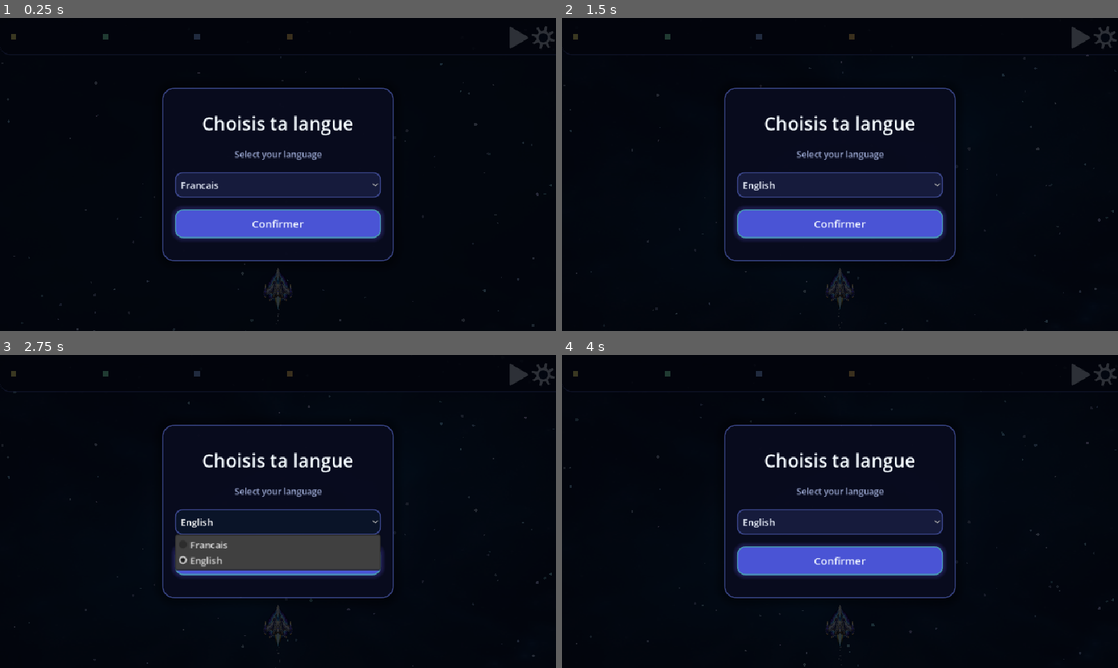
Above: before the commit, frames 1-4 (two rows, left to right).
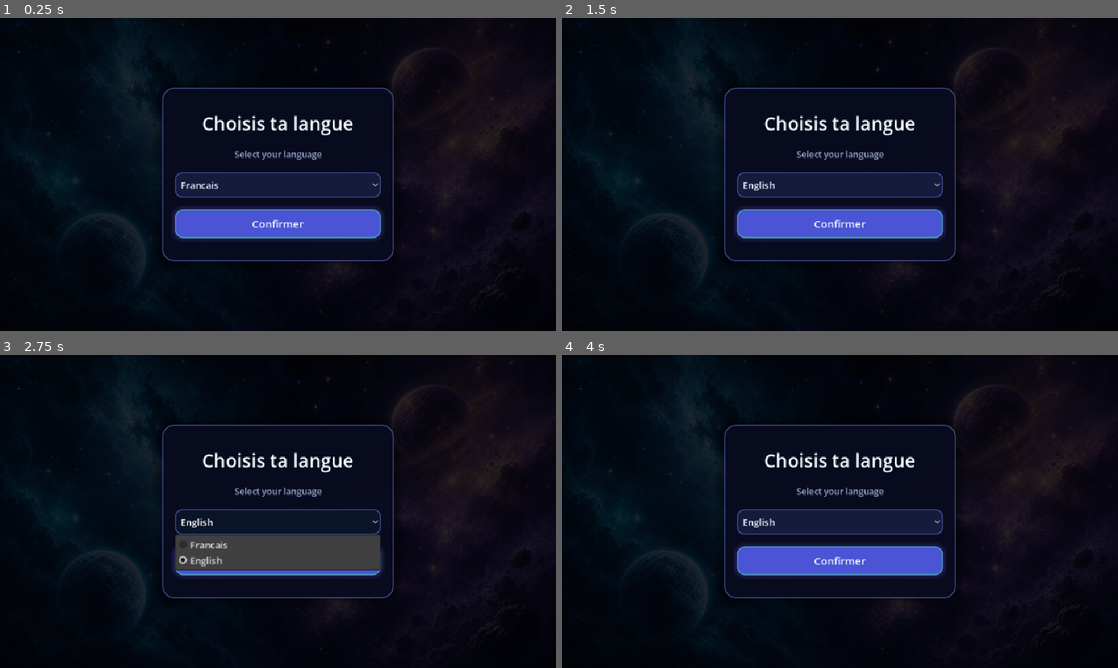
Above: after the commit, the same moments.

Repository: shortxyzviral001/AR
Game: Godot game, scene res://scenes/Main.tscn
Two runs of this game, one before a commit and one after it. Both use one fixed random seed, a clock stepped at 60 frames per second and the inputs below.
Inputs (mouse positions are in pixels of both pictures, inside the frame that each line leads up to):
- Up to frame 1 (0.25 s): no input
- Up to frame 2 (1.5 s): click "Francais" at 0.5 s; click "Confirmer" at 1.25 s
- Up to frame 3 (2.75 s): click "English" at 2 s
- Up to frame 4 (4 s): click (1079, 373) at 2.75 s; click (1106, 373) at 3.5 s

The runs differ from the first frame. In frame 1, 4.5% of the frame differs, in the area x 0-100%, y 0-100%; in frame 2, 3.8%; in frame 3, 3.8%; in frame 4, 3.8%.

Commit message:
Integre le vrai fond peint IA et le logo dans le menu de jeu (GUI reel)
- Corrige l'extraction alpha du logo (seuil trop etroit laissait du bruit
  semi-transparent) -> design_previews/title_logo_render.png desormais
  parfaitement propre (verifie via composite damier).
- Reconstruit assets/splash_screen.png (ecran de demarrage) avec le fond
  nebuleuse + logo + vaisseau, sans artefact de compositing.
- Ajoute assets/menu_bg.jpg (fond spatial peint, nebuleuses cyan/violette
  + planetes) et assets/title_logo.png (logo transparent) comme vrais
  assets de jeu.
- Main.gd : le fond peint est desormais affiche derriere TOUS les ecrans
  de menu (start, pause, boutique, classement, parametres, etc.) via
  _menu_root, et le logo remplace le simple Label texte sur l'ecran de
  demarrage. Valide visuellement via rendu Godot headless + xvfb
  (langue -> pseudo -> tutoriel -> ecran de demarrage -> pause), aucune
  erreur de chargement/preload, rendu conforme au mockup approuve.

Diff:
--- a/scripts/Main.gd
+++ b/scripts/Main.gd
@@ -48,6 +48,8 @@
 const CINE_BG_LAUNCH: Texture2D = preload("res://assets/cine/cine_bg_launch.jpg")
 const CINE_BG_INTRO: Texture2D = preload("res://assets/cine/cine_bg_intro.jpg")
 const SETTINGS_BG_TEXTURE: Texture2D = preload("res://assets/cine/settings_bg.jpg")
+const MENU_BG_TEXTURE: Texture2D = preload("res://assets/menu_bg.jpg")
+const TITLE_LOGO_TEXTURE: Texture2D = preload("res://assets/title_logo.png")
 const ZONE_BG_TEXTURES: Array[Texture2D] = [
 	preload("res://assets/zones/zone_bg_blue.jpg"),
 	preload("res://assets/zones/zone_bg_violet.jpg"),
@@ -958,6 +960,20 @@
 	_menu_root.theme = _build_theme()
 	layer.add_child(_menu_root)
 
+	# Fond spatial peint (nebuleuses cyan/violette + planetes), commun a
+	# tous les ecrans de menu (start, pause, boutique, classement, etc.)
+	# pour que la navigation reste visuellement cohérente et ne retombe
+	# jamais sur un simple aplat noir.
+	var menu_bg: TextureRect = TextureRect.new()
+	menu_bg.name = "MenuBackground"
+	menu_bg.texture = MENU_BG_TEXTURE
+	menu_bg.set_anchors_preset(Control.PRESET_FULL_RECT)
+	menu_bg.expand_mode = TextureRect.EXPAND_IGNORE_SIZE
+	menu_bg.stretch_mode = TextureRect.STRETCH_SCALE
+	menu_bg.mouse_filter = Control.MOUSE_FILTER_IGNORE
+	menu_bg.modulate = Color(0.62, 0.62, 0.7, 1.0)
+	_menu_root.add_child(menu_bg)
+
 	var shade: ColorRect = ColorRect.new()
 	shade.name = "Shade"
 	shade.color = COL_SHADE
@@ -1199,7 +1215,15 @@
 	box.add_theme_constant_override("separation", 14)
 	panel.add_child(box)
 
-	box.add_child(_make_title(Settings.loc("start_title")))
+	# Logo peint "ASTRO RECOLTE" (image) a la place du simple Label texte.
+	var logo_center: CenterContainer = CenterContainer.new()
+	var logo: TextureRect = TextureRect.new()
+	logo.texture = TITLE_LOGO_TEXTURE
+	logo.custom_minimum_size = Vector2(320.0, 176.0)
+	logo.expand_mode = TextureRect.EXPAND_FIT_WIDTH_PROPORTIONAL
+	logo.stretch_mode = TextureRect.STRETCH_KEEP_ASPECT_CENTERED
+	logo_center.add_child(logo)
+	box.add_child(logo_center)
 
 	_start_body = _make_body_label()
 	box.add_child(_start_body)
Binary file added: assets/menu_bg.jpg
Not shown, added: assets/menu_bg.jpg.import
Binary file changed: assets/splash_screen.png
Binary file added: assets/title_logo.png
Not shown, added: assets/title_logo.png.import
